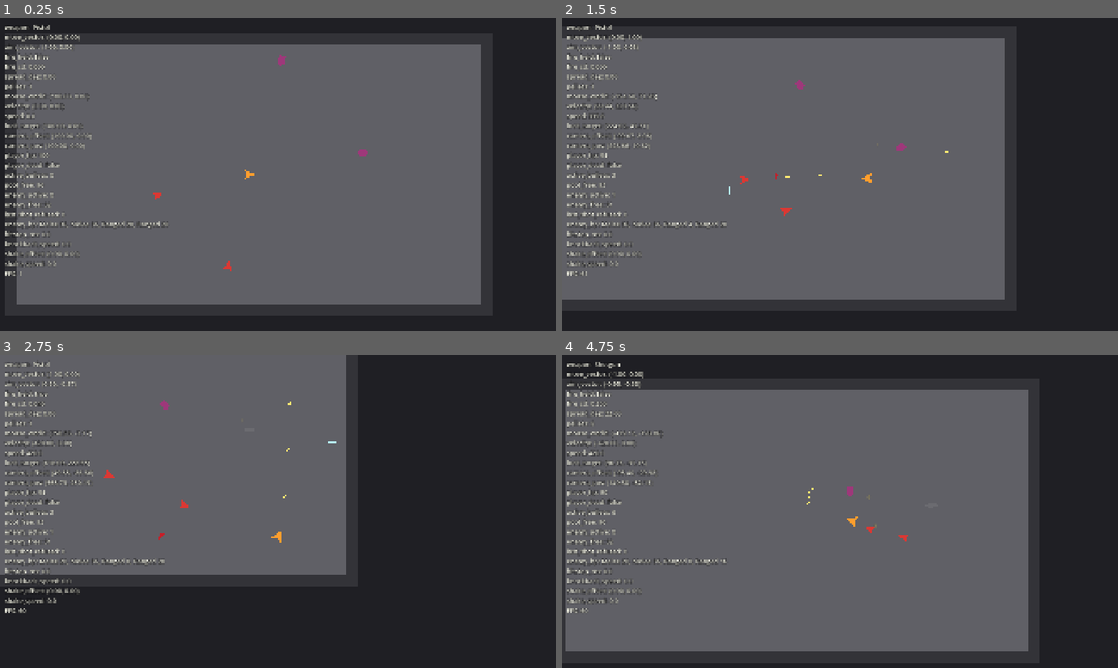
Above: before the commit, frames 1-4 (two rows, left to right).
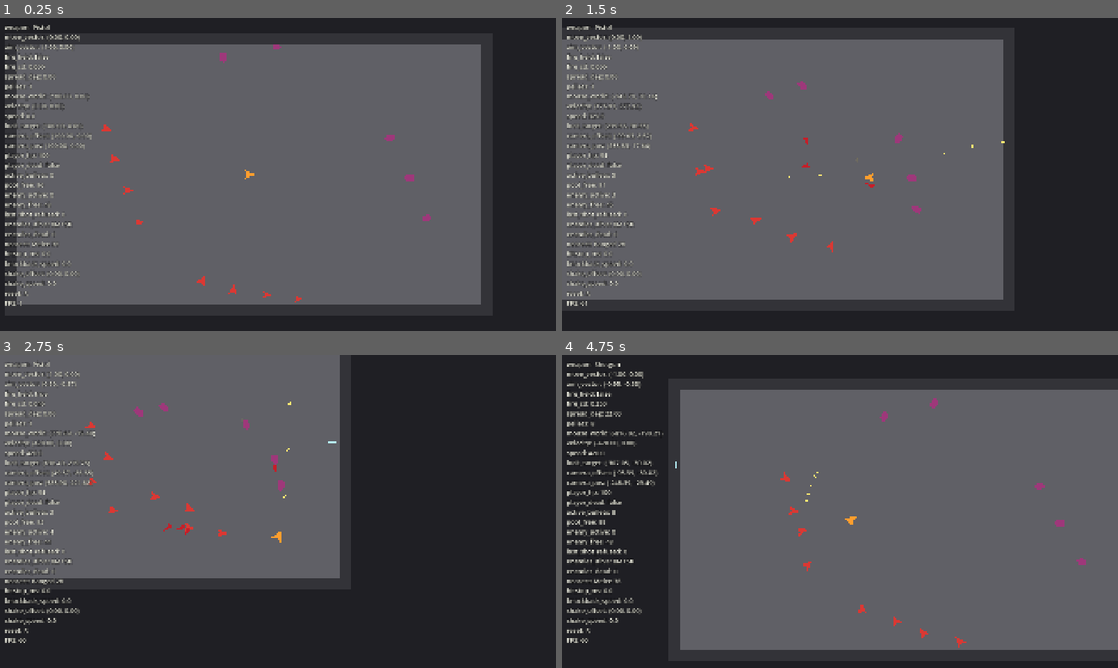
Above: after the commit, the same moments.

Repository: ZhiH2333/WPG
Game: Godot game, scene res://sandbox/combat_sandbox.tscn
Same seed, same stepped clock (60 frames per second), same inputs: the game is played once before the commit and once after it.
Inputs (mouse positions are in pixels of both pictures, inside the frame that each line leads up to):
- Up to frame 1 (0.25 s): no input
- Up to frame 2 (1.5 s): move the mouse to (962, 158) at 0.52 s; press the mouse at (962, 158) at 0.53 s; hold D (move_right) 0.53-1.28 s; move the mouse to (728, 190) at 1.27 s; release the mouse at (728, 190) at 1.28 s; hold S (move_down) from 1.28 s (still down); click (728, 190) at 1.35 s
- Up to frame 3 (2.75 s): move the mouse to (333, 442) at 2.02 s; release S (move_down) at 2.03 s; press the mouse at (333, 442) at 2.03 s; hold D (move_right) from 2.03 s (still down); tap 1 (weapon_pistol) at 2.1 s
- Up to frame 4 (4.75 s): move the mouse to (812, 574) at 2.77 s; release D (move_right) at 2.78 s; release the mouse at (812, 574) at 2.78 s; hold W (move_up) 2.78-3.53 s; tap 3 (weapon_rifle) at 2.85 s; click (812, 574) at 3.05 s; move the mouse to (1006, 558) at 3.52 s; press the mouse at (1006, 558) at 3.53 s; hold A (move_left) from 3.53 s (still down); tap 2 (weapon_shotgun) at 3.6 s; tap R (sandbox_reset, bound only after the commit) at 4.15 s; move the mouse to (673, 464) at 4.27 s; release the mouse at (673, 464) at 4.28 s; click (673, 464) at 4.35 s

The runs differ from the first frame. In frame 1, 1.3% of the frame differs, in the area x 0-78%, y 8-92%; in frame 2, 2.0%; in frame 3, 3.0%; in frame 4, 30%, in the area x 0-100%, y 11-95%.

Commit message:
:sparkles: sandbox(4->13)

Diff:
--- a/combat/hit_reaction.gd
+++ b/combat/hit_reaction.gd
@@ -65,6 +65,22 @@
 func is_dead() -> bool:
 	return _dead
 
+func reset() -> void:
+	_dead = false
+	_recover_left_sec = 0.0
+	_death_left_sec = 0.0
+	_extra_tilt = 0.0
+	_recover_from_scale = Vector2.ONE
+	_recover_from_tilt = 0.0
+	_death_from_scale = Vector2.ONE
+	_death_from_tilt = 0.0
+	_death_to_scale = Vector2.ONE
+	_death_to_tilt = 0.0
+	if _visual == null:
+		return
+	_visual.scale = Vector2.ONE
+	_sync_rotation()
+
 func _process(delta: float) -> void:
 	if _visual == null:
 		return
--- a/debug/debug_overlay.gd
+++ b/debug/debug_overlay.gd
@@ -46,7 +46,7 @@
 	var fps: int = Engine.get_frames_per_second()
 	var velocity: Vector2 = _read_velocity()
 	var weapon: Weapon = _read_weapon()
-	return "weapon: %s\nmove_vector: %s\naim_vector: %s\nfire_h …(239 unchanged characters)… my_free: %d\nlast_shot_refused: %d\nenemy_hp: %s\nhitstop_ms: %.1f\nknockback_speed: %.1f\nshake_offset: %s\nshake_speed: %.1f\nFPS: %d" % [
+	return "weapon: %s\nmove_vector: %s\naim_vector: %s\nfire_h …(239 unchanged characters)… my_free: %d\nlast_shot_refused: %d\nenemies_alive: %s\nenemies_dead: %d\nnearest: %s\nhitstop_ms: %.1f\nknockback_speed: %.1f\nshake_offset: %s\nshake_speed: %.1f\nreset: R\nFPS: %d" % [
 		_read_weapon_name(weapon),
 		_format_vector(_player_input.move_vector),
 		_format_vector(_player_input.aim_vector),
@@ -67,7 +67,9 @@
 		_read_enemy_active(),
 		_read_enemy_free(),
 		_read_refused(weapon),
-		_format_enemy_hp(),
+		_format_alive_summary(),
+		_count_dead_enemies(),
+		_format_nearest(),
 		_read_hitstop_ms(),
 		_read_knockback_speed(),
 		_format_vector(_read_shake_offset()),
@@ -150,13 +152,30 @@
 		return 0
 	return _player.get_player_health().get_hp()
 
-func _format_enemy_hp() -> String:
-	if _enemies.is_empty():
+func _format_alive_summary() -> String:
+	var melee_alive: int = 0
+	var ranged_alive: int = 0
+	for enemy: EnemyBase in _enemies:
+		if enemy.is_defeated():
+			continue
+		if enemy is MeleeEnemy:
+			melee_alive += 1
+		else:
+			ranged_alive += 1
+	return "%dM+%dR" % [melee_alive, ranged_alive]
+
+func _count_dead_enemies() -> int:
+	var dead: int = 0
+	for enemy: EnemyBase in _enemies:
+		if enemy.is_defeated():
+			dead += 1
+	return dead
+
+func _format_nearest() -> String:
+	var nearest: EnemyBase = _find_nearest_enemy()
+	if nearest == null:
 		return "-"
-	var parts: PackedStringArray = PackedStringArray()
-	for enemy: EnemyBase in _enemies:
-		parts.append("%s %d" % [enemy.get_kind_name(), enemy.get_hp()])
-	return ", ".join(parts)
+	return "%s %d" % [nearest.get_kind_name(), nearest.get_hp()]
 
 func _read_hitstop_ms() -> float:
 	var left_sec: float = 0.0
@@ -181,16 +200,20 @@
 func _find_nearest_enemy() -> EnemyBase:
 	if _enemies.is_empty():
 		return null
-	if _player == null:
-		return _enemies[0]
-	var nearest: EnemyBase = _enemies[0]
+	var nearest: EnemyBase = null
 	var best_dist: float = INF
 	for enemy: EnemyBase in _enemies:
-		var dist: float = enemy.global_position.distance_squared_to(_player.global_position)
+		if enemy.is_defeated():
+			continue
+		var dist: float = INF
+		if _player != null:
+			dist = enemy.global_position.distance_squared_to(_player.global_position)
 		if dist < best_dist:
 			best_dist = dist
 			nearest = enemy
-	return nearest
+	if nearest != null:
+		return nearest
+	return _enemies[0]
 
 func _format_vector(value: Vector2) -> String:
 	return "(%.2f, %.2f)" % [value.x, value.y]
--- a/enemies/enemy_base.gd
+++ b/enemies/enemy_base.gd
@@ -7,6 +7,8 @@
 const FLASH_DURATION_SEC: float = 0.1
 const DEAD_COLOR: Color = Color(0.42, 0.42, 0.44, 1)
 const DEATH_SLIDE_STOP_SPEED: float = 12.0
+const ENTER_SCALE_FROM := Vector2(0.4, 0.4)
+const SEPARATION_PIXELS: float = 40.0
 
 @export var max_hp: int = 36
 @export var move_speed: float = 175.0
@@ -15,6 +17,7 @@
 @export var knockback_max_speed: float = 420.0
 @export var knockback_damping: float = 1800.0
 @export var hitstop_sec: float = 0.012
+@export var spawn_stagger_sec: float = 0.0
 
 var _hp: int = 36
 var _defeated: bool = false
@@ -26,6 +29,11 @@
 var _hit_reaction: HitReaction
 var _sfx_pool: SfxPool
 var _player_camera: PlayerCamera
+var _spawn_position: Vector2 = Vector2.ZERO
+var _spawn_stagger_left_sec: float = 0.0
+var _spawn_stagger_duration_sec: float = 0.0
+var _separation_sign: float = 1.0
+var _alive_color: Color = Color(0.86, 0.22, 0.2, 1)
 
 @onready var _visual: Polygon2D = $Visual
 
@@ -34,6 +42,9 @@
 	collision_layer = GameCollisionLayers.MASK_ENEMY
 	collision_mask = GameCollisionLayers.MASK_WALL
 	_hp = max_hp
+	_spawn_position = global_position
+	_alive_color = _visual.color
+	_separation_sign = 1.0 if (get_index() % 2 == 0) else -1.0
 	_bind_hit_reaction()
 
 func bind_player(player: Player) -> void:
@@ -48,12 +59,18 @@
 func get_hp() -> int:
 	return _hp
 
+func get_spawn_position() -> Vector2:
+	return _spawn_position
+
 func is_defeated() -> bool:
 	return _defeated
 
 func is_in_hitstop() -> bool:
 	return _hitstop_left_sec > 0.0
 
+func is_entering() -> bool:
+	return _spawn_stagger_left_sec > 0.0
+
 func get_hitstop_left_sec() -> float:
 	return _hitstop_left_sec
 
@@ -63,9 +80,36 @@
 func get_kind_name() -> String:
 	return "Enemy"
 
+func reset_for_sandbox(spawn_position: Vector2) -> void:
+	_spawn_position = spawn_position
+	_hp = max_hp
+	_defeated = false
+	_flash_left_sec = 0.0
+	_knockback_velocity = Vector2.ZERO
+	_hitstop_left_sec = 0.0
+	_was_in_hitstop = false
+	velocity = Vector2.ZERO
+	global_position = spawn_position
+	collision_layer = GameCollisionLayers.MASK_ENEMY
+	collision_mask = GameCollisionLayers.MASK_WALL
+	_visual.color = _alive_color
+	_visual.modulate = Color.WHITE
+	_hit_reaction.reset()
+	_begin_enter()
+	set_physics_process(true)
+	_on_reset_for_sandbox()
+
+func assign_spawn_stagger(stagger_sec: float) -> void:
+	spawn_stagger_sec = clampf(stagger_sec, 0.0, 0.8)
+	_spawn_stagger_duration_sec = spawn_stagger_sec
+	_spawn_stagger_left_sec = spawn_stagger_sec
+	_begin_enter()
+
 func apply_damage(amount: int, hit_position: Vector2, hit_direction: Vector2 = Vector2.ZERO) -> void:
 	if _defeated or amount <= 0:
 		return
+	if is_entering():
+		_finish_entering()
 	var direction: Vector2 = _resolve_hit_direction(hit_direction)
 	var was_alive: bool = _hp > 0
 	_hp = maxi(0, _hp - amount)
@@ -82,6 +126,9 @@
 	if _defeated:
 		_tick_death_slide(delta)
 		return
+	_tick_spawn_stagger(delta)
+	if is_entering():
+		return
 	if _hitstop_left_sec > 0.0:
 		_hitstop_left_sec = maxf(0.0, _hitstop_left_sec - delta)
 		_was_in_hitstop = true
@@ -94,8 +141,12 @@
 
 func _process(delta: float) -> void:
 	_tick_flash(delta)
+	_update_enter_scale()
 
 func _tick_ai(_delta: float) -> void:
+	pass
+
+func _on_reset_for_sandbox() -> void:
 	pass
 
 func _steer_toward(delta: float, desired_velocity: Vector2) -> void:
@@ -107,6 +158,13 @@
 		return Vector2.ZERO
 	return to_player.normalized() * move_speed
 
+func _separated_seek_velocity() -> Vector2:
+	var desired: Vector2 = _desired_velocity_to_player()
+	var to_player: Vector2 = _to_player()
+	if to_player.is_zero_approx():
+		return desired
+	return desired + to_player.normalized().orthogonal() * _separation_sign * SEPARATION_PIXELS
+
 func _player_alive() -> bool:
 	return _player != null and not _player.is_defeated()
 
@@ -139,6 +197,7 @@
 
 func _defeat() -> void:
 	_defeated = true
+	_spawn_stagger_left_sec = 0.0
 	collision_layer = GameCollisionLayers.MASK_NONE
 	collision_mask = GameCollisionLayers.MASK_NONE
 	_visual.color = DEAD_COLOR
@@ -209,3 +268,29 @@
 		return
 	velocity = _knockback_velocity
 	move_and_slide()
+
+func _begin_enter() -> void:
+	_spawn_stagger_duration_sec = spawn_stagger_sec
+	_spawn_stagger_left_sec = spawn_stagger_sec
+	if _spawn_stagger_left_sec <= 0.0:
+		_visual.scale = Vector2.ONE
+		return
+	_visual.scale = ENTER_SCALE_FROM
+
+func _finish_entering() -> void:
+	_spawn_stagger_left_sec = 0.0
+	if _visual != null and not _defeated:
+		_visual.scale = Vector2.ONE
+
+func _tick_spawn_stagger(delta: float) -> void:
+	if _spawn_stagger_left_sec <= 0.0:
+		return
+	_spawn_stagger_left_sec = maxf(0.0, _spawn_stagger_left_sec - delta)
+	if _spawn_stagger_left_sec <= 0.0:
+		_finish_entering()
+
+func _update_enter_scale() -> void:
+	if _defeated or _spawn_stagger_duration_sec <= 0.0 or _spawn_stagger_left_sec <= 0.0:
+		return
+	var t: float = 1.0 - (_spawn_stagger_left_sec / _spawn_stagger_duration_sec)
+	_visual.scale = ENTER_SCALE_FROM.lerp(Vector2.ONE, clampf(t, 0.0, 1.0))
--- a/enemies/melee_enemy.gd
+++ b/enemies/melee_enemy.gd
@@ -1,7 +1,7 @@
 extends EnemyBase
 class_name MeleeEnemy
 
-## 走向玩家，Area2D 碰到才造成接触伤害。不射击。
+## 走向玩家，Area2D 碰到才造成接触伤害。不射击。廉价正交分离，禁止探查其它敌人。
 @export var contact_damage: int = 8
 
 @onready var _contact_area: Area2D = $ContactArea
@@ -24,23 +24,25 @@
 	_contact_area.body_entered.connect(_on_contact_body_entered)
 
 func _tick_ai(delta: float) -> void:
-	if is_in_hitstop() or _defeated:
+	if is_in_hitstop() or _defeated or is_entering():
 		return
 	if not _player_alive():
 		_steer_toward(delta, Vector2.ZERO)
 		return
-	_steer_toward(delta, _desired_velocity_to_player())
+	_steer_toward(delta, _separated_seek_velocity())
 	_try_contact_damage()
 
 func _on_contact_body_entered(body: Node) -> void:
 	_try_hit_player(body)
 
 func _try_contact_damage() -> void:
+	if not _contact_area.monitoring or is_entering() or _defeated:
+		return
 	for body: Node2D in _contact_area.get_overlapping_bodies():
 		_try_hit_player(body)
 
 func _try_hit_player(body: Node) -> void:
-	if not _player_alive() or is_in_hitstop() or _defeated:
+	if not _player_alive() or is_in_hitstop() or _defeated or is_entering():
 		return
 	var player: Player = body as Player
 	if player == null:
@@ -53,5 +55,8 @@
 	player.get_player_health().apply_damage(contact_damage, global_position, direction)
 
 func _on_defeated() -> void:
-	_contact_area.monitoring = false
 	_contact_area.set_deferred("monitoring", false)
+
+func _on_reset_for_sandbox() -> void:
+	_contact_area.monitoring = true
+	_contact_area.set_deferred("monitoring", true)
--- a/enemies/ranged_enemy.gd
+++ b/enemies/ranged_enemy.gd
@@ -20,7 +20,7 @@
 	move_speed = 140.0
 	acceleration = 1200.0
 	super._ready()
-	_strafe_sign = 1.0 if global_position.x > 200.0 else -1.0
+	_refresh_strafe_sign()
 
 func bind_projectile_pool(pool: ProjectilePool) -> void:
 	_pool = pool
@@ -30,13 +30,13 @@
 
 func _process(delta: float) -> void:
 	super._process(delta)
-	if _defeated or is_in_hitstop():
+	if _defeated or is_in_hitstop() or is_entering():
 		return
 	_face_player()
 	_tick_fire()
 
 func _tick_ai(delta: float) -> void:
-	if is_in_hitstop() or _defeated:
+	if is_in_hitstop() or _defeated or is_entering():
 		return
 	if not _player_alive():
 		_steer_toward(delta, Vector2.ZERO)
@@ -55,7 +55,7 @@
 	return to_player.normalized().orthogonal() * _strafe_sign * move_speed * 0.45
 
 func _tick_fire() -> void:
-	if _defeated or is_in_hitstop() or not _player_alive() or _pool == null:
+	if _defeated or is_in_hitstop() or is_entering() or not _player_alive() or _pool == null:
 		return
 	if not _is_in_fire_band():
 		return
@@ -95,3 +95,10 @@
 
 func _get_fire_interval_msec() -> int:
 	return maxi(1, int(round(fire_interval * 1000.0)))
+
+func _on_reset_for_sandbox() -> void:
+	_next_fire_at_msec = 0
+	_refresh_strafe_sign()
+
+func _refresh_strafe_sign() -> void:
+	_strafe_sign = 1.0 if global_position.x > 200.0 else -1.0
--- a/player/player.gd
+++ b/player/player.gd
@@ -86,6 +86,15 @@
 	_knockback_velocity = Vector2.ZERO
 	_weapon_host.deactivate_all()
 
+func reset_for_sandbox() -> void:
+	global_position = Vector2.ZERO
+	velocity = Vector2.ZERO
+	_knockback_velocity = Vector2.ZERO
+	_player_health.reset_for_sandbox()
+	_hit_reaction.reset()
+	_fire_feedback.stop_recoil()
+	_weapon_host.reset_after_player_revive()
+
 func _process(_delta: float) -> void:
 	if is_defeated():
 		return
--- a/player/player_health.gd
+++ b/player/player_health.gd
@@ -34,6 +34,16 @@
 
 func is_invincible() -> bool:
 	return _i_frame_left_sec > 0.0
+
+func reset_for_sandbox() -> void:
+	_hp = max_hp
+	_defeated = false
+	_i_frame_left_sec = 0.0
+	_flash_left_sec = 0.0
+	if _visual == null:
+		return
+	_visual.color = _alive_color
+	_visual.modulate = Color.WHITE
 
 func apply_damage(amount: int, hit_position: Vector2, hit_direction: Vector2 = Vector2.ZERO) -> void:
 	if _defeated or _i_frame_left_sec > 0.0 or amount <= 0:
--- a/player/weapon_host.gd
+++ b/player/weapon_host.gd
@@ -35,6 +35,11 @@
 	for weapon: Weapon in _weapons:
 		weapon.set_active(false)
 
+func reset_after_player_revive() -> void:
+	_switch_locked = false
+	for i: int in _weapons.size():
+		_weapons[i].set_active(i == _current_index)
+
 func _process(_delta: float) -> void:
 	_poll_weapon_switch()
 
--- a/project.godot
+++ b/project.godot
@@ -69,6 +69,11 @@
 "events": [Object(InputEventKey,"resource_local_to_scene":false,"resource_name":"","device":-1,"window_id":0,"alt_press …(191 unchanged characters)…
 ]
 }
+sandbox_reset={
+"deadzone": 0.5,
+"events": [Object(InputEventKey,"resource_local_to_scene":false,"resource_name":"","device":-1,"window_id":0,"alt_pressed":false,"shift_pressed":false,"ctrl_pressed":false,"meta_pressed":false,"pressed":false,"keycode":0,"physical_keycode":82,"key_label":0,"unicode":114,"location":0,"echo":false,"script":null)
+]
+}
 
 [layer_names]
 
--- a/sandbox/combat_sandbox.gd
+++ b/sandbox/combat_sandbox.gd
@@ -3,10 +3,12 @@
 
 const PROJECTILE_SCENE: PackedScene = preload("res://weapons/projectile.tscn")
 const POOL_CAPACITY: int = 96
-const ENEMY_POOL_CAPACITY: int = 32
+const ENEMY_POOL_CAPACITY: int = 48
 
 ## 只有鼠标在窗口内且窗口有焦点时才藏系统光标，避免出窗后桌面丢指针。
 var _mouse_inside_window: bool = true
+var _enemies: Array[EnemyBase] = []
+var _enemy_spawns: Array[Vector2] = []
 
 @onready var _walls: Node2D = $Walls
 @onready var _player: Player = $Player
@@ -27,6 +29,12 @@
 func _exit_tree() -> void:
 	Input.mouse_mode = Input.MOUSE_MODE_VISIBLE
 
+func _unhandled_input(event: InputEvent) -> void:
+	if not event.is_action_pressed("sandbox_reset"):
+		return
+	_reset_sandbox()
+	get_viewport().set_input_as_handled()
+
 func _bind_runtime() -> void:
 	var player_input: PlayerInput = _player.get_player_input()
 	_projectiles.setup(_projectiles, PROJECTILE_SCENE, POOL_CAPACITY)
@@ -41,9 +49,11 @@
 	_debug_overlay.bind_weapon_host(_player.get_weapon_host())
 	_debug_overlay.bind_projectile_pool(_projectiles)
 	_debug_overlay.bind_enemy_projectile_pool(_enemy_projectiles)
-	var enemies: Array[EnemyBase] = _collect_enemies()
-	_bind_enemies(enemies)
-	_debug_overlay.bind_enemies(enemies)
+	_enemies = _collect_enemies()
+	_cache_enemy_spawns()
+	_bind_enemies(_enemies)
+	_apply_entry_stagger()
+	_debug_overlay.bind_enemies(_enemies)
 
 func _collect_enemies() -> Array[EnemyBase]:
 	var enemies: Array[EnemyBase] = []
@@ -53,6 +63,11 @@
 			enemies.append(enemy)
 	return enemies
 
+func _cache_enemy_spawns() -> void:
+	_enemy_spawns.clear()
+	for enemy: EnemyBase in _enemies:
+		_enemy_spawns.append(enemy.global_position)
+
 func _bind_enemies(enemies: Array[EnemyBase]) -> void:
 	for enemy: EnemyBase in enemies:
 		enemy.bind_player(_player)
@@ -61,6 +76,42 @@
 		var ranged: RangedEnemy = enemy as RangedEnemy
 		if ranged != null:
 			ranged.bind_projectile_pool(_enemy_projectiles)
+
+func _apply_entry_stagger() -> void:
+	var side_index: Dictionary = {}
+	for i: int in _enemies.size():
+		var enemy: EnemyBase = _enemies[i]
+		var side: String = _side_key_for(_enemy_spawns[i])
+		var index_in_side: int = int(side_index.get(side, 0))
+		side_index[side] = index_in_side + 1
+		enemy.assign_spawn_stagger(_stagger_for_side(side, index_in_side))
+
+func _reset_sandbox() -> void:
+	_projectiles.park_all()
+	_enemy_projectiles.park_all()
+	_player.reset_for_sandbox()
+	for i: int in _enemies.size():
+		_enemies[i].reset_for_sandbox(_enemy_spawns[i])
+	_apply_entry_stagger()
+
+func _side_key_for(spawn: Vector2) -> String:
+	if spawn.x < -300.0:
+		return "left"
+	if spawn.y > 300.0:
+		return "bottom"
+	if spawn.x > 400.0:
+		return "right"
+	return "top"
+
+func _stagger_for_side(side: String, index_in_side: int) -> float:
+	var base_sec: float = 0.05
+	if side == "bottom":
+		base_sec = 0.12
+	elif side == "right":
+		base_sec = 0.10
+	elif side == "top":
+		base_sec = 0.16
+	return clampf(base_sec + float(index_in_side) * 0.12, 0.0, 0.8)
 
 func _bind_window_cursor() -> void:
 	var window: Window = get_window()
--- a/sandbox/combat_sandbox.tscn
+++ b/sandbox/combat_sandbox.tscn
@@ -75,17 +75,44 @@
 
 [node name="Enemies" type="Node2D" parent="."]
 
-[node name="MeleeEnemy1" parent="Enemies" instance=ExtResource("7_melee")]
-position = Vector2(-350, 80)
+[node name="MeleeLeft1" parent="Enemies" instance=ExtResource("7_melee")]
+position = Vector2(-520, -160)
 
-[node name="MeleeEnemy2" parent="Enemies" instance=ExtResource("7_melee")]
-position = Vector2(-80, 350)
+[node name="MeleeLeft2" parent="Enemies" instance=ExtResource("7_melee")]
+position = Vector2(-470, -55)
 
-[node name="RangedEnemy1" parent="Enemies" instance=ExtResource("8_ranged")]
-position = Vector2(420, -80)
+[node name="MeleeLeft3" parent="Enemies" instance=ExtResource("7_melee")]
+position = Vector2(-420, 55)
 
-[node name="RangedEnemy2" parent="Enemies" instance=ExtResource("8_ranged")]
-position = Vector2(120, -420)
+[node name="MeleeLeft4" parent="Enemies" instance=ExtResource("7_melee")]
+position = Vector2(-380, 165)
+
+[node name="MeleeBottom1" parent="Enemies" instance=ExtResource("7_melee")]
+position = Vector2(-165, 380)
+
+[node name="MeleeBottom2" parent="Enemies" instance=ExtResource("7_melee")]
+position = Vector2(-55, 400)
+
+[node name="MeleeBottom3" parent="Enemies" instance=ExtResource("7_melee")]
+position = Vector2(60, 415)
+
+[node name="MeleeBottom4" parent="Enemies" instance=ExtResource("7_melee")]
+position = Vector2(170, 430)
+
+[node name="RangedRight1" parent="Enemies" instance=ExtResource("8_ranged")]
+position = Vector2(500, -130)
+
+[node name="RangedRight2" parent="Enemies" instance=ExtResource("8_ranged")]
+position = Vector2(555, 10)
+
+[node name="RangedRight3" parent="Enemies" instance=ExtResource("8_ranged")]
+position = Vector2(615, 150)
+
+[node name="RangedTop1" parent="Enemies" instance=ExtResource("8_ranged")]
+position = Vector2(-90, -410)
+
+[node name="RangedTop2" parent="Enemies" instance=ExtResource("8_ranged")]
+position = Vector2(95, -440)
 
 [node name="Projectiles" type="Node2D" parent="."]
 script = ExtResource("6_pool")
--- a/weapons/projectile_pool.gd
+++ b/weapons/projectile_pool.gd
@@ -38,3 +38,10 @@
 
 func get_active_count() -> int:
 	return _capacity - _free.size()
+
+func park_all() -> void:
+	for child: Node in get_children():
+		var projectile: Projectile = child as Projectile
+		if projectile == null:
+			continue
+		release(projectile)
Not shown, changed: README.md
